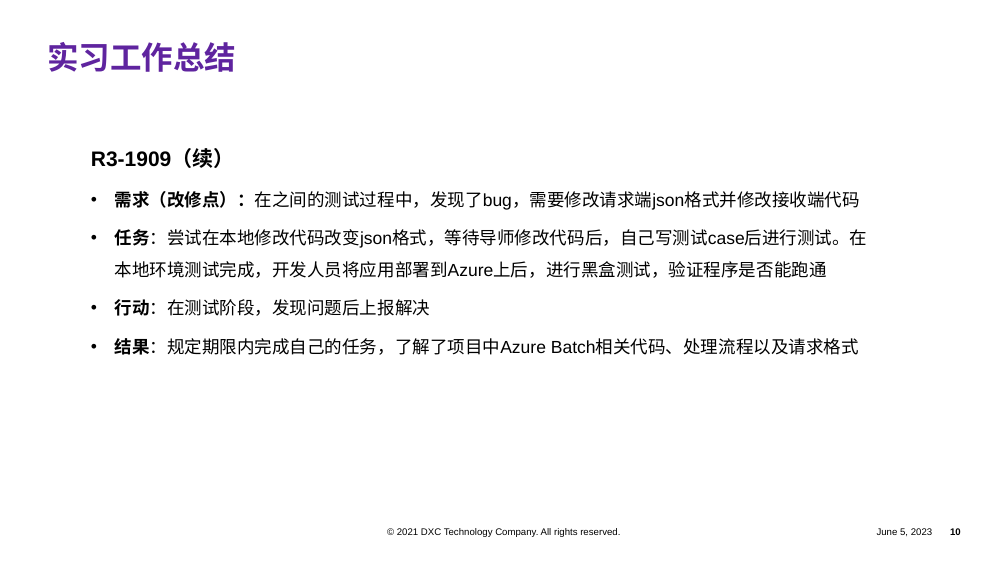
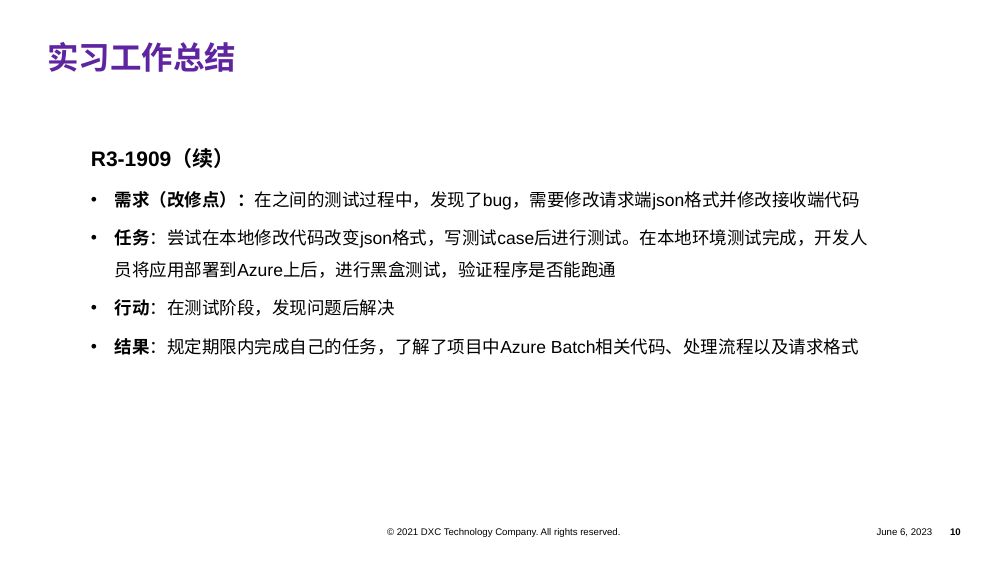
Before and after one commit to pangpangzhuxiaoyu/zhubiye, a slide deck: slide 10 of company space/实习报告/实习报告_朱赫 [.pptx. Drawn at 1008x567 pixels with LibreOffice and Linux fonts; fonts in the diff are those of the drawing; background and template pictures are left out. Boxes give left, top, right and bottom in pixels: in the first picture for what was removed or moved away, otherwise in the second. Text is boxed around its words. In the diff, an @@ line names an element or a change of style, - is before the commit and + after.

Commit message:
報告完成

```diff
--- a/company space/实习报告/实习报告_朱赫 [.pptx
+++ b/company space/实习报告/实习报告_朱赫 [.pptx
@@ text at [115,229,868,316]: text changed @@
-• 任务：尝试在本地修改代码改变json格式，等待导师修改代码后，自己写测试case后进行测试。在本地环境测试完成，开发人员将应用部署到Azure上后，进行黑盒测试，验证程序是否能跑通
-• 行动：在测试阶段，发现问题后上报解决
+• 任务：尝试在本地修改代码改变json格式，写测试case后进行测试。在本地环境测试完成，开发人员将应用部署到Azure上后，进行黑盒测试，验证程序是否能跑通
+• 行动：在测试阶段，发现问题后解决
```
Also in this commit, not shown: 11 other slides changed.
